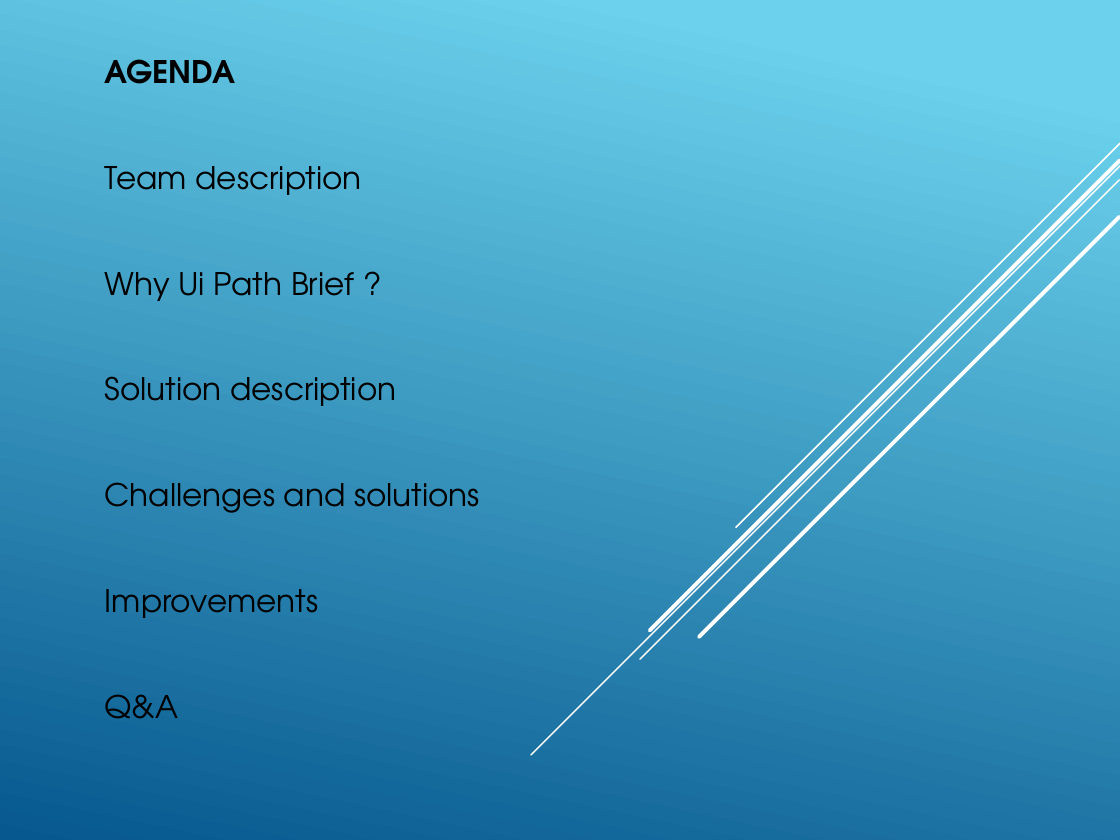
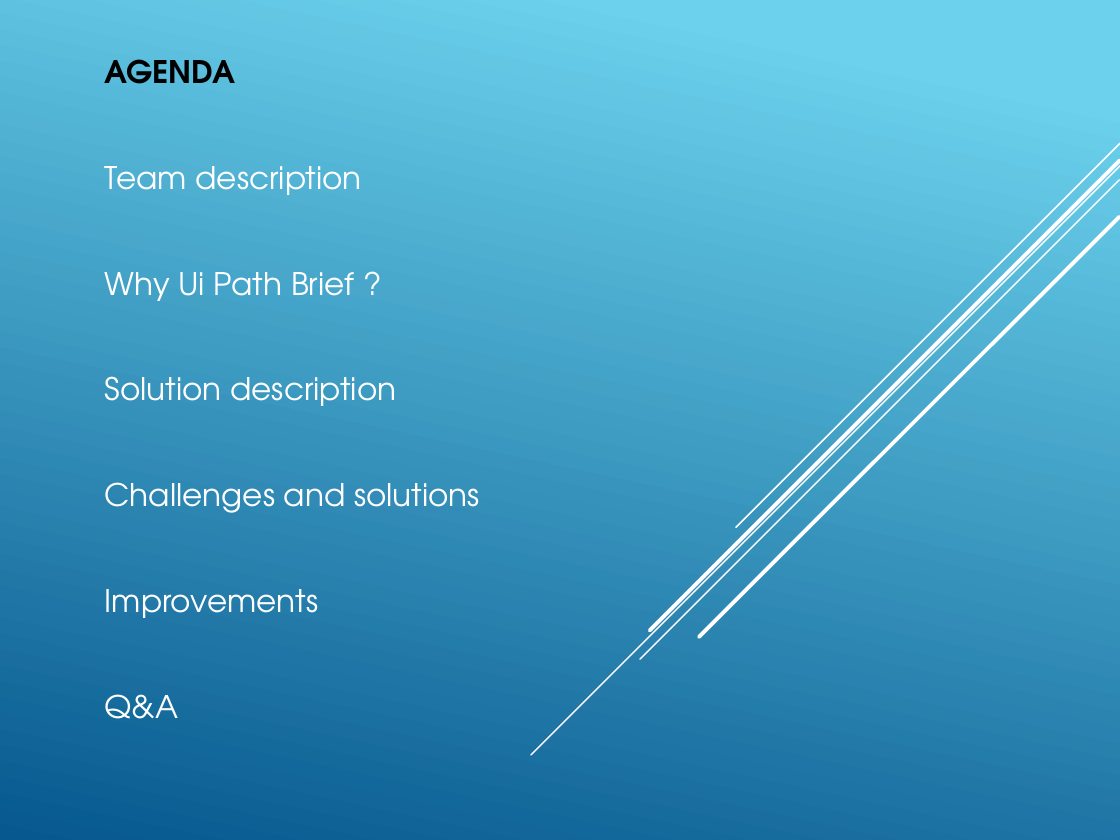
Before and after one commit to AndreeaLC/RPA-League-Hackathon_RoboDucks, a slide deck: slide 2 of Documents/UiPath Brief.pptx. Drawn at 1120x840 pixels with LibreOffice and Linux fonts; fonts in the diff are those of the drawing. Boxes give left, top, right and bottom in pixels: in the first picture for what was removed or moved away, otherwise in the second. Text is boxed around its words. In the diff, an @@ line names an element or a change of style, - is before the commit and + after.

```diff
--- a/Documents/UiPath Brief.pptx
+++ b/Documents/UiPath Brief.pptx
@@ subtitle at bbox=[105, 166, 480, 719]: text colour #000000 to #FFFFFF @@
```
Also in this commit, not shown: 1 other slide changed.
